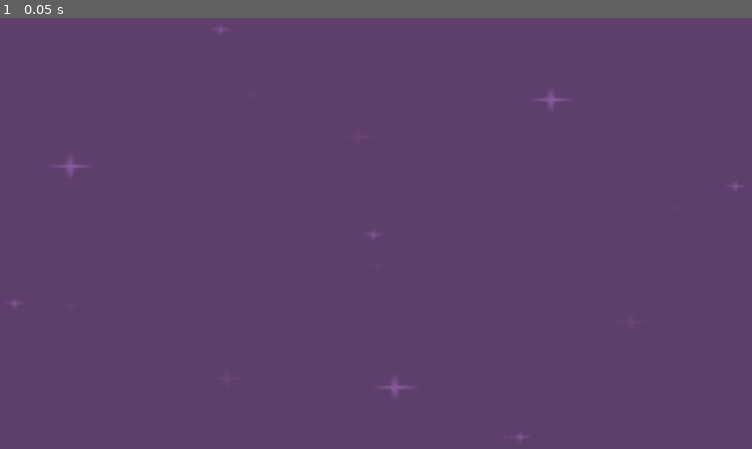
Above: before the commit, frame 1.
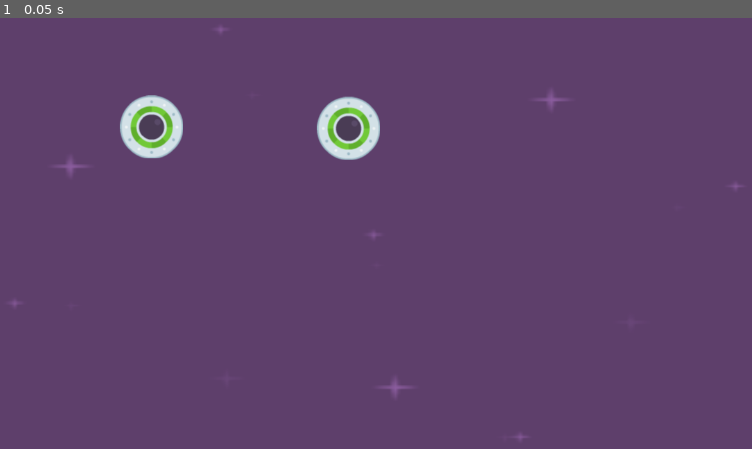
Above: after the commit, the same moment.

Repository: manuyeldev/SpeedySaucer
Game: Godot game, scene res://level_1.tscn
Two runs of this game, one before a commit and one after it. Both use one fixed random seed, a clock stepped at 60 frames per second and the inputs below.
Inputs:
- Up to frame 1 (0.05 s): no input

The runs differ from the first frame. In frame 1, 1.7% of the frame differs, in the area x 15-51%, y 17-33%.

Commit message:
12. Instancing Scenes: Player instantiated in Level1.

Diff:
--- a/level_1.tscn
+++ b/level_1.tscn
@@ -1,6 +1,7 @@
-[gd_scene load_steps=2 format=3 uid="uid://c45v8c5ek5npo"]
+[gd_scene load_steps=3 format=3 uid="uid://c45v8c5ek5npo"]
 
 [ext_resource type="Texture2D" uid="uid://dgn8oafj6jfn3" path="res://purple.png" id="1_kd63o"]
+[ext_resource type="PackedScene" uid="uid://ciq3axx355530" path="res://player.tscn" id="2_tmir2"]
 
 [node name="Level1" type="Node2D"]
 
@@ -8,3 +9,9 @@
 offset_right = 1152.0
 offset_bottom = 648.0
 texture = ExtResource("1_kd63o")
+
+[node name="Player" parent="." instance=ExtResource("2_tmir2")]
+position = Vector2(533, 171)
+
+[node name="Player2" parent="." instance=ExtResource("2_tmir2")]
+position = Vector2(249, 169)
--- a/player.tscn
+++ b/player.tscn
@@ -6,7 +6,6 @@
 radius = 46.0109
 
 [node name="Player" type="RigidBody2D"]
-position = Vector2(595, 303)
 gravity_scale = 0.0
 
 [node name="Sprite2D" type="Sprite2D" parent="."]
